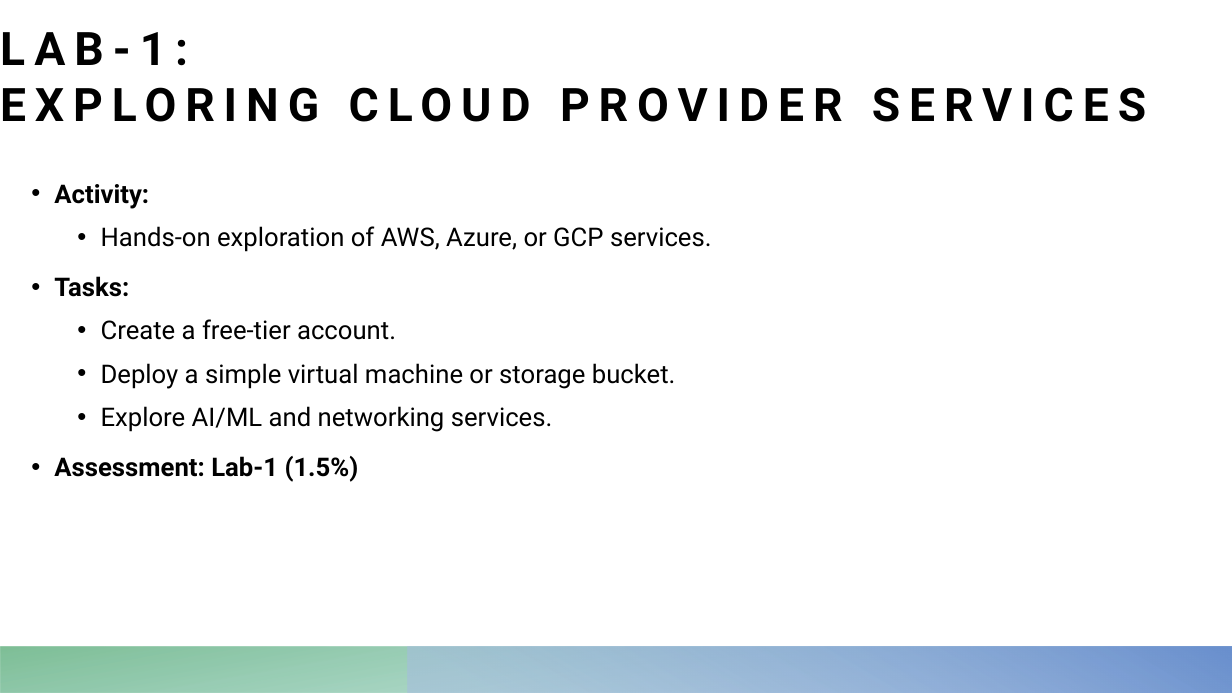
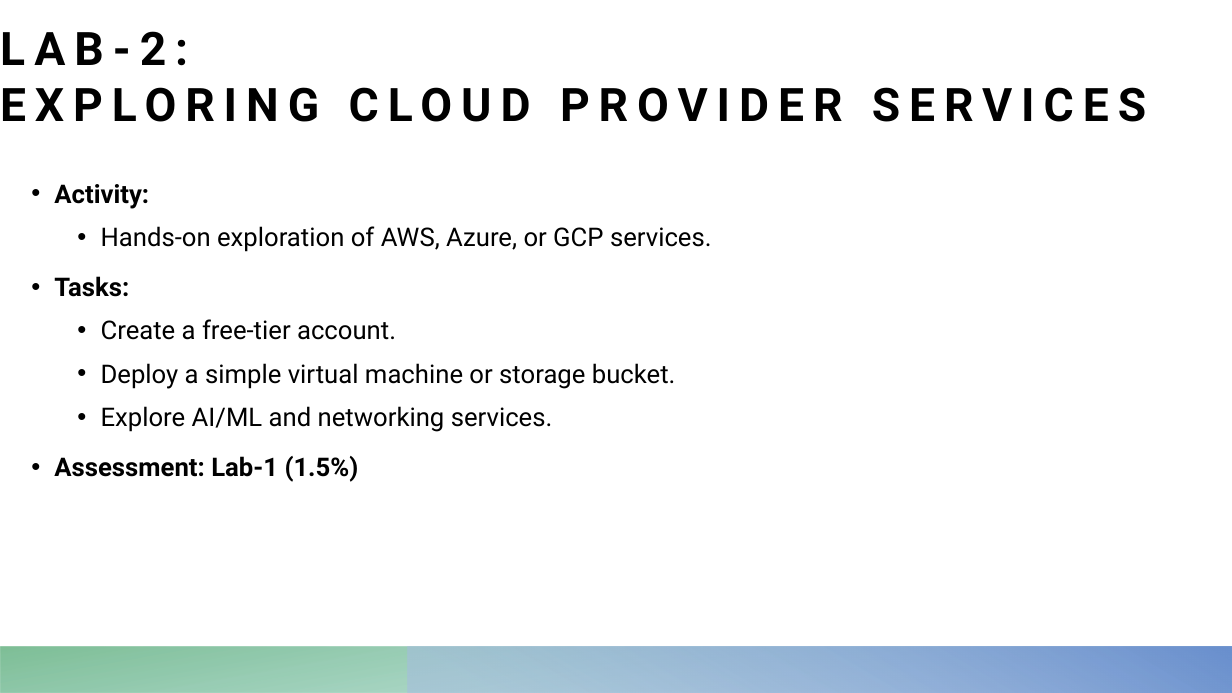
Before and after one commit to sojoudian/BTM410, a slide deck: slide 13 of Week04/Week04 Introduction to Major Cloud Providers and Services.pptx. Drawn at 1232x693 pixels with LibreOffice and Linux fonts; fonts in the diff are those of the drawing. Boxes give left, top, right and bottom in pixels: in the first picture for what was removed or moved away, otherwise in the second. Text is boxed around its words. In the diff, an @@ line names an element or a change of style, - is before the commit and + after.

Commit message:
add week 04

```diff
--- a/Week04/Week04 Introduction to Major Cloud Providers and Services.pptx
+++ b/Week04/Week04 Introduction to Major Cloud Providers and Services.pptx
@@ title at (0, 31, 1146, 122): text changed @@
-LAB-1:
-EXPLORING CLOUD PROVIDER SERVICES
+LAB-2:
+EXPLORING CLOUD PROVIDER SERVICES
```
